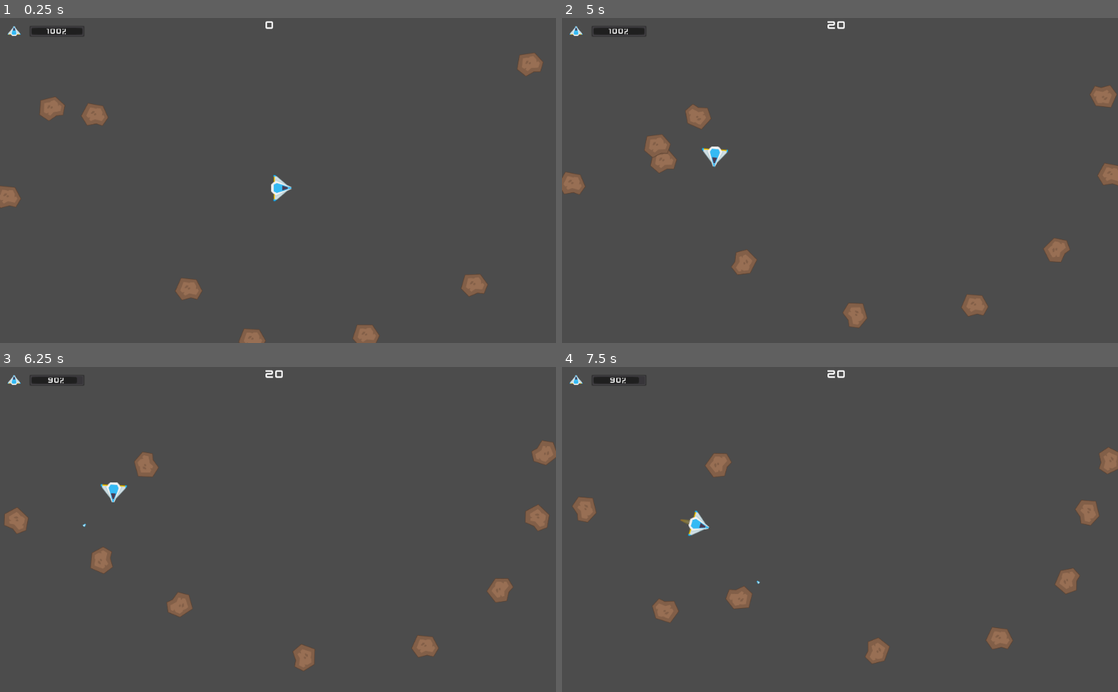
Above: before the commit, frames 1-4 (two rows, left to right).
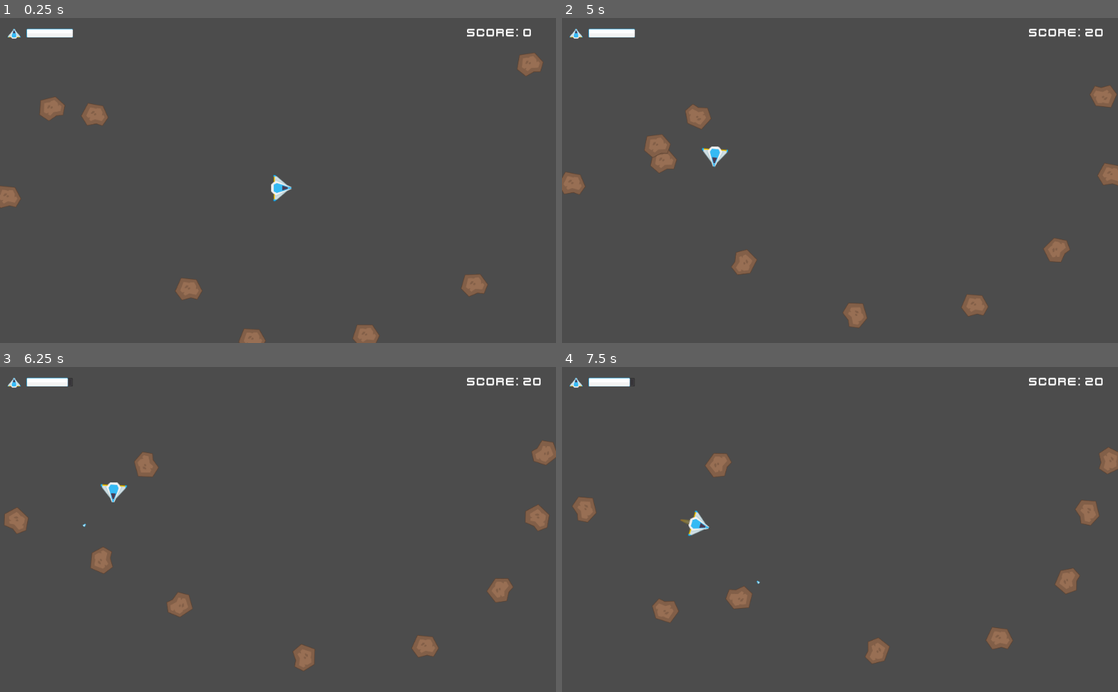
Above: after the commit, the same moments.

Repository: cscazorla/godot-asteroids
Game: Godot game, scene res://scenes/Test.tscn
Same seed, same stepped clock (60 frames per second), same inputs: the game is played once before the commit and once after it.
Inputs:
- Up to frame 1 (0.25 s): no input
- Up to frame 2 (5 s): hold Right (ui_right) 0.53-1.28 s; tap Space (ui_select) at 0.77, 1.52, 3.02, 3.77, 4.52 s; hold Left (ui_left) 1.28-2.03 s; hold Right (ui_right) 2.03-2.78 s; hold Up (ui_up) 2.78-3.53 s; hold Left (ui_left) from 3.53 s (still down)
- Up to frame 3 (6.25 s): release Left (ui_left) at 5.78 s; hold Right (ui_right) from 5.78 s (still down); tap Space (ui_select) at 6.02 s
- Up to frame 4 (7.5 s): release Right (ui_right) at 6.53 s; hold Up (ui_up) 6.53-7.28 s; tap Space (ui_select) at 6.77 s; hold Right (ui_right) from 7.28 s (still down)

The runs differ from the first frame. In frame 1, 0.5% of the frame differs, in the area x 1-96%, y 0-7%; in frame 2, 0.6%, in the area x 1-98%, y 0-7%; in frame 3, 0.5%; in frame 4, 0.5%.

Commit message:
Improved HUD

Diff:
--- /dev/null
+++ b/scenes/DebugStats.tscn
@@ -0,0 +1,11 @@
+[gd_scene load_steps=2 format=2]
+
+[ext_resource path="res://scenes/DebugStats.gd" type="Script" id=1]
+
+[node name="DebugStats" type="MarginContainer"]
+script = ExtResource( 1 )
+__meta__ = {
+"_edit_use_anchors_": false
+}
+
+[node name="VBoxContainer" type="VBoxContainer" parent="."]
--- a/scenes/HUD.gd
+++ b/scenes/HUD.gd
@@ -1,7 +1,7 @@
 extends CanvasLayer
 
 func update_score(score):
-	$ScoreLabel.text = str(score)
+	$ScoreLabel.text = "Score: " + str(score)
 
 func update_player_health_bar(health):
 	$HealthBar.value = health
--- a/scenes/HUD.tscn
+++ b/scenes/HUD.tscn
@@ -1,9 +1,10 @@
-[gd_scene load_steps=8 format=2]
+[gd_scene load_steps=10 format=2]
 
 [ext_resource path="res://assets/Bonus/kenvector_future.ttf" type="DynamicFontData" id=1]
 [ext_resource path="res://scenes/HUD.gd" type="Script" id=2]
 [ext_resource path="res://assets/PNG/playerShip3_blue.png" type="Texture" id=3]
 [ext_resource path="res://assets/Bonus/kenvector_future_thin.ttf" type="DynamicFontData" id=4]
+[ext_resource path="res://assets/PNG/UI/buttonBlue.png" type="Texture" id=5]
 
 [sub_resource type="DynamicFont" id=1]
 size = 22
@@ -16,23 +17,29 @@
 [sub_resource type="DynamicFont" id=2]
 font_data = ExtResource( 4 )
 
+[sub_resource type="StyleBoxTexture" id=4]
+texture = ExtResource( 5 )
+region_rect = Rect2( 0, 0, 222, 39 )
+
 [node name="HUD" type="CanvasLayer"]
 script = ExtResource( 2 )
 
 [node name="ScoreLabel" type="Label" parent="."]
-anchor_left = 0.5
-anchor_right = 0.5
-margin_left = -23.0
-margin_right = 23.0
-margin_bottom = 26.0
+anchor_left = 1.0
+anchor_right = 1.0
+margin_left = -164.0
+margin_top = 14.0
+margin_right = -46.0
+margin_bottom = 41.0
 custom_fonts/font = SubResource( 1 )
-text = "100"
+text = "Score: 100"
+align = 2
 __meta__ = {
 "_edit_use_anchors_": false
 }
 
 [node name="PlayerIcon" type="Sprite" parent="."]
-position = Vector2( 26, 24 )
+position = Vector2( 26, 29 )
 scale = Vector2( 0.25, 0.25 )
 texture = ExtResource( 3 )
 
@@ -54,13 +61,16 @@
 }
 
 [node name="HealthBar" type="ProgressBar" parent="."]
-margin_left = 54.0
-margin_top = 14.0
-margin_right = 156.0
-margin_bottom = 35.0
+margin_left = 49.0
+margin_top = 20.0
+margin_right = 151.0
+margin_bottom = 41.0
+rect_scale = Vector2( 0.837858, 0.782559 )
 custom_fonts/font = SubResource( 2 )
+custom_styles/fg = SubResource( 4 )
 step = 10.0
-value = 50.0
+value = 100.0
+percent_visible = false
 __meta__ = {
 "_edit_use_anchors_": false
 }
